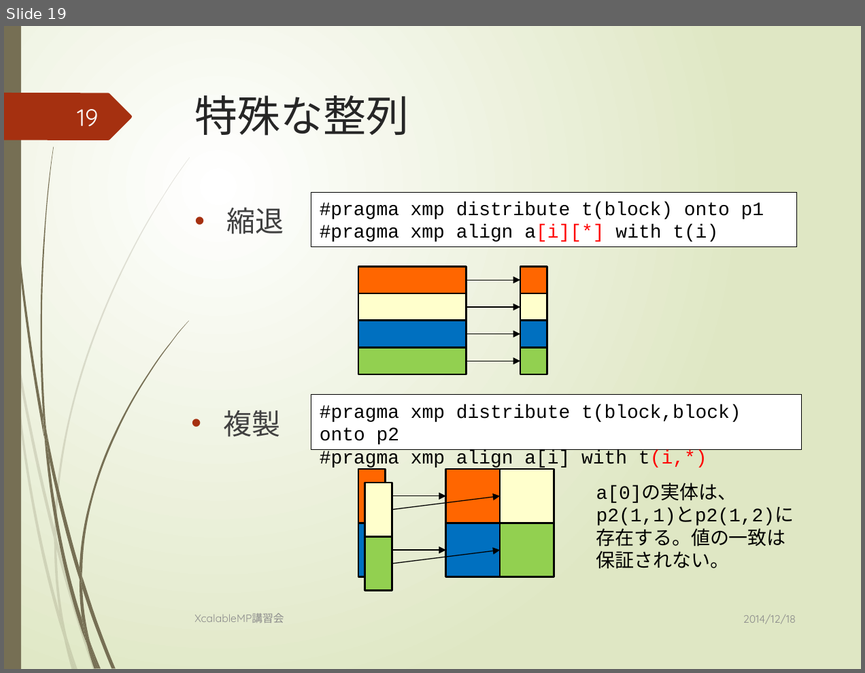
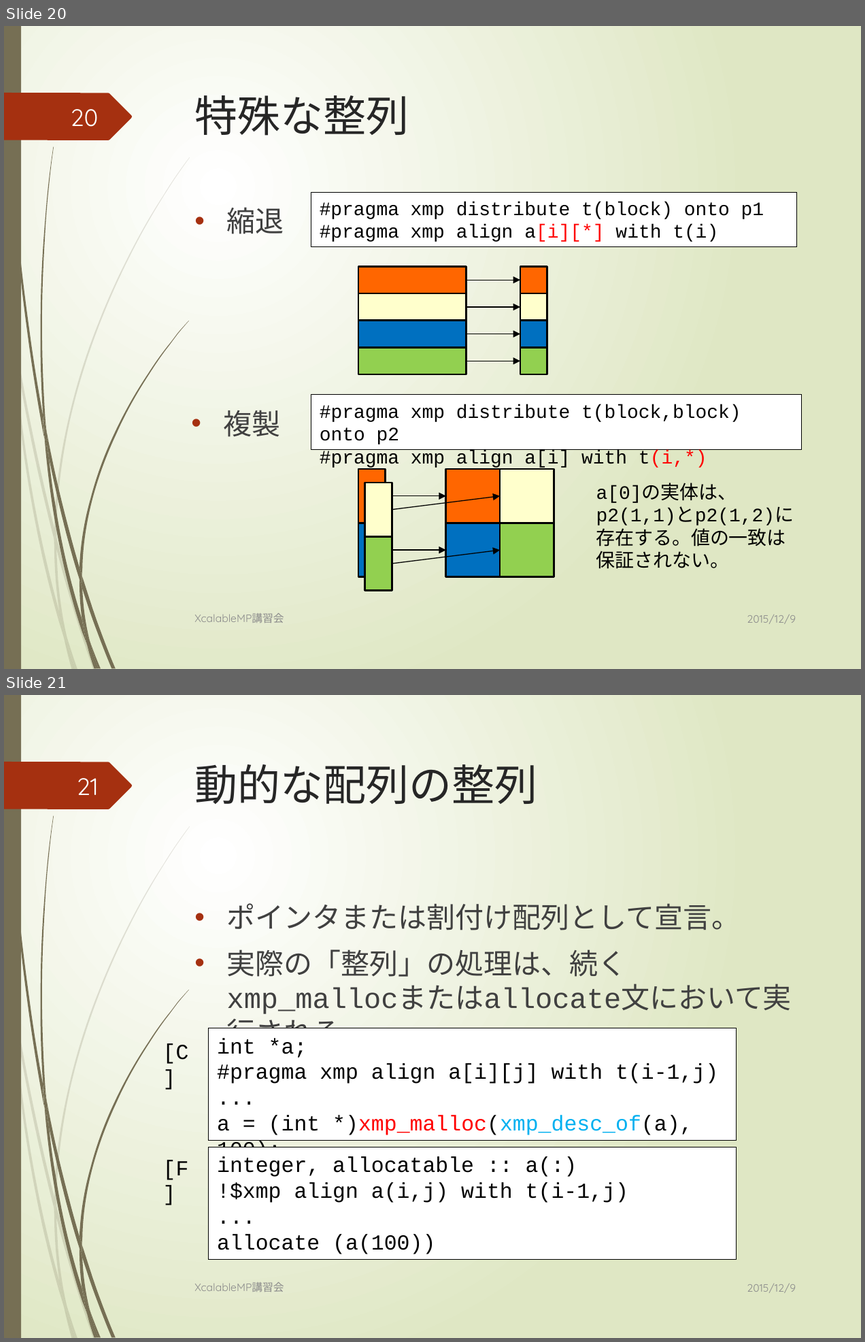
Before and after one commit to XcalableMP/Lecture, a slide deck: beginner/1.overview.pptx. Shown one above the other, each under a label of ours: slide 19 before the commit, slides 20 and 21 after it. The pictures are 865x673 and 865x1342 pixels, drawn with LibreOffice and Linux fonts; fonts in the diff are those of the drawing. Boxes give left, top, right and bottom in pixels: in the first picture for what was removed or moved away, otherwise in the second. Text is boxed around its words. In the diff, an @@ line names an element or a change of style, - is before the commit and + after.

```diff
--- a/beginner/1.overview.pptx
+++ b/beginner/1.overview.pptx
@@ slide 21 added at box(4, 695, 861, 1338), background gradient #FFFFFF to #DFE8C4; not listed: 24 template elements that a slide beside it also shows @@
@@ title added at box(195, 764, 538, 804), 36 pt, text #262626 @@
+動的な配列の整列
@@ page number added at box(77, 778, 99, 795), 20 pt, text #FEFFFF @@
+21
@@ text added at box(227, 903, 791, 1014), 24 pt, text #404040 @@
+• ポインタまたは割付け配列として宣言。
+• 実際の「整列」の処理は、続くxmp_mallocまたはallocate文において実行される。
@@ rectangle added at box(209, 1028, 736, 1140), fill #FFFFFF, outline #000000 0.75 pt, 18 pt, text #000000 @@
+int *a;
+#pragma xmp align a[i][j] with t(i-1,j)
+...
+a = (int *)xmp_malloc(xmp_desc_of(a), 100);
@@ text added at box(163, 1044, 189, 1064), 18 pt, text #000000 @@
+[C]
@@ text added at box(163, 1159, 189, 1180), 18 pt, text #000000 @@
+[F]
@@ rectangle added at box(209, 1147, 736, 1259), fill #FFFFFF, outline #000000 0.75 pt, 18 pt, text #000000 @@
+integer, allocatable :: a(:)
+!$xmp align a(i,j) with t(i-1,j)
+...
+allocate (a(100))
@@ text added at box(194, 1282, 283, 1291), 9 pt, text #8C8C8C @@
+XcalableMP講習会
@@ text added at box(747, 1283, 796, 1293), 9 pt, text #8C8C8C @@
+2015/12/9
@@ what was slide 19 is now slide 20 @@
@@ slide 20 changed as well @@
@@ page number at box(71, 109, 99, 127): text changed @@
-19
+20
@@ text at box(747, 614, 796, 624): text changed @@
-2014/12/18
+2015/12/9
```
Also in this commit, not shown: 29 other slides changed, 1 other slide added, 4 slides removed, 1 other file.
